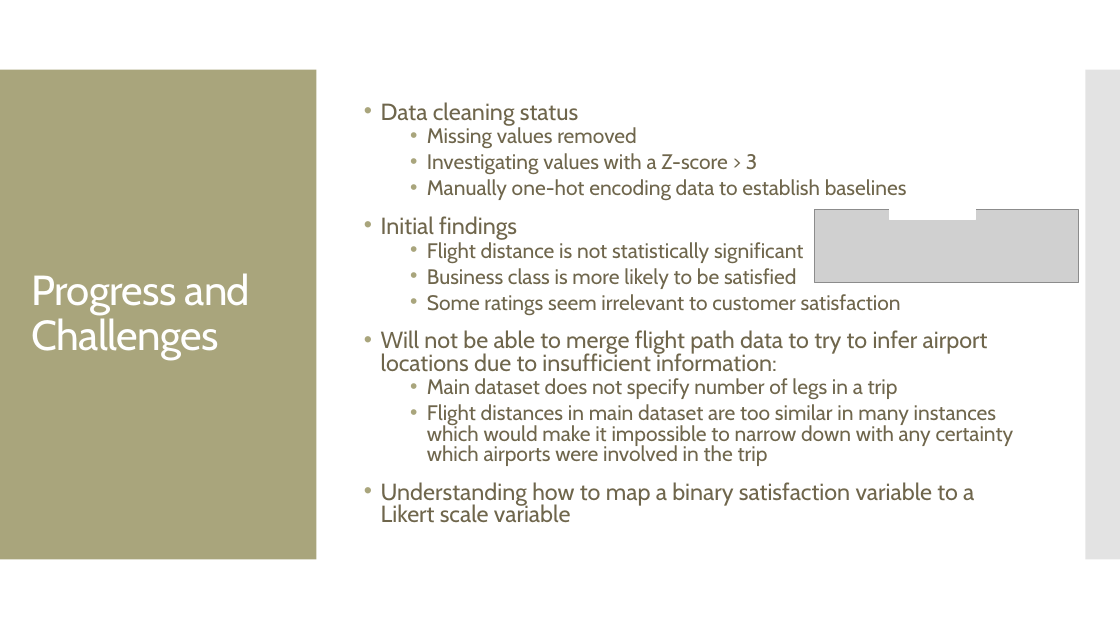
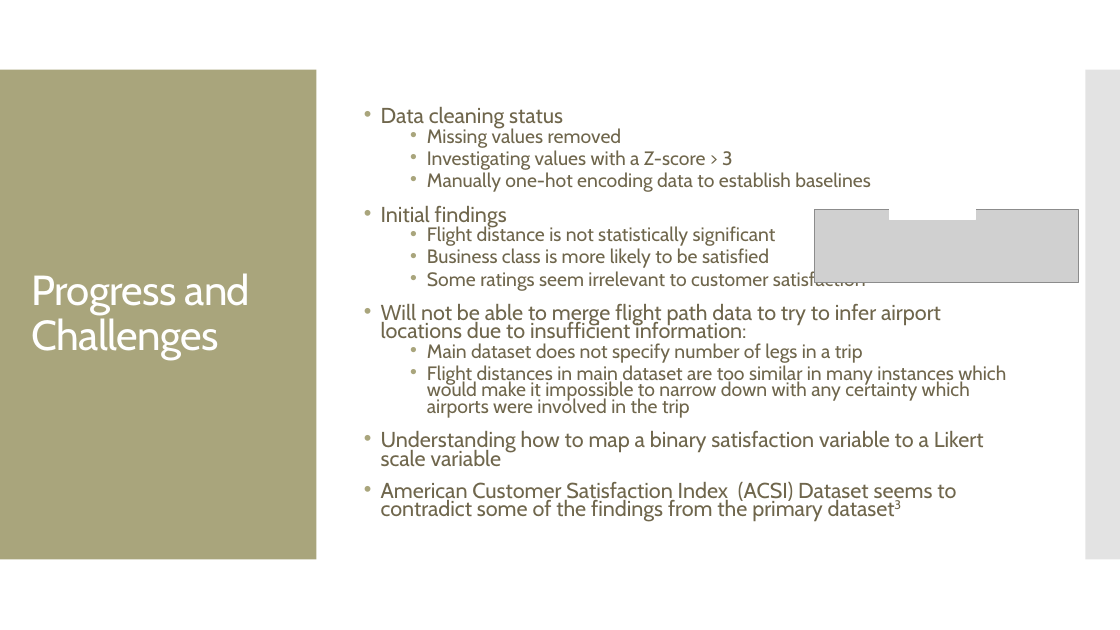
Before and after one commit to MGT-6203-Summer-2023-Edx/Team-6, a slide deck: slide 6 of Project Proposal/Team_6_Prop_Vid_Slides.pptx. Drawn at 1120x630 pixels with LibreOffice and Linux fonts; fonts in the diff are those of the drawing; grey boxes stand for pictures. Boxes give left, top, right and bottom in pixels: in the first picture for what was removed or moved away, otherwise in the second. Text is boxed around its words. In the diff, an @@ line names an element or a change of style, - is before the commit and + after.

```diff
--- a/Project Proposal/Team_6_Prop_Vid_Slides.pptx
+++ b/Project Proposal/Team_6_Prop_Vid_Slides.pptx
@@ text at [381,107,1006,466]: size 20 to 18.5 pt in "Data cleaning status", "Initial findings", "Will not be able to merge flight ...", "Understanding how to map a binary satisfaction ..."; size 18 to 16.6 pt in "Missing values removed", "Investigating values with a Z-score > 3", "Manually one-hot encoding data to establish baselines", "Flight distance is not statistically significant" and 4 more places; line spacing 0.8 to 0.7 @@
@@ text at [381,482,956,521]: paragraph added @@
+• American Customer Satisfaction Index (ACSI) Dataset seems to contradict some of the findings from the primary dataset3
```
Also in this commit, not shown: 1 other slide changed, 1 slide added, 2 slides removed, 1 other file.
